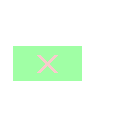
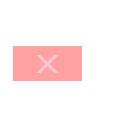
Layer changes from the first w=128, h=128 image to the second:
painted on "Layer 1" over [13, 46, 82, 81]
